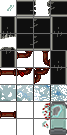
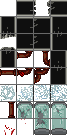
Before/after of a (67, 135) layered artwork. What changed in the layer stack:
painted on "Eingefügte Ebene" over [0, 102, 17, 118]
removed layer "Ebene 2" over [7, 5, 14, 11]
renamed "Ebene 5" to "tubes", showed it, moved it above "Ebene 3", painted on it over [4, 102, 67, 135]
removed layer "Ebene 4" over [42, 102, 67, 135]
painted on "Ebene 3" over [0, 85, 66, 101]
